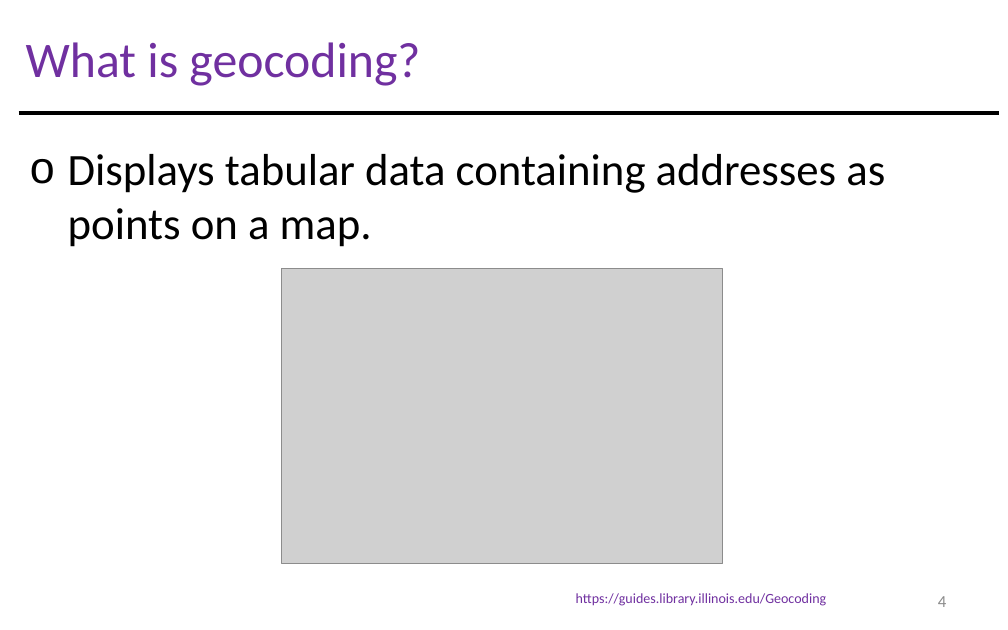
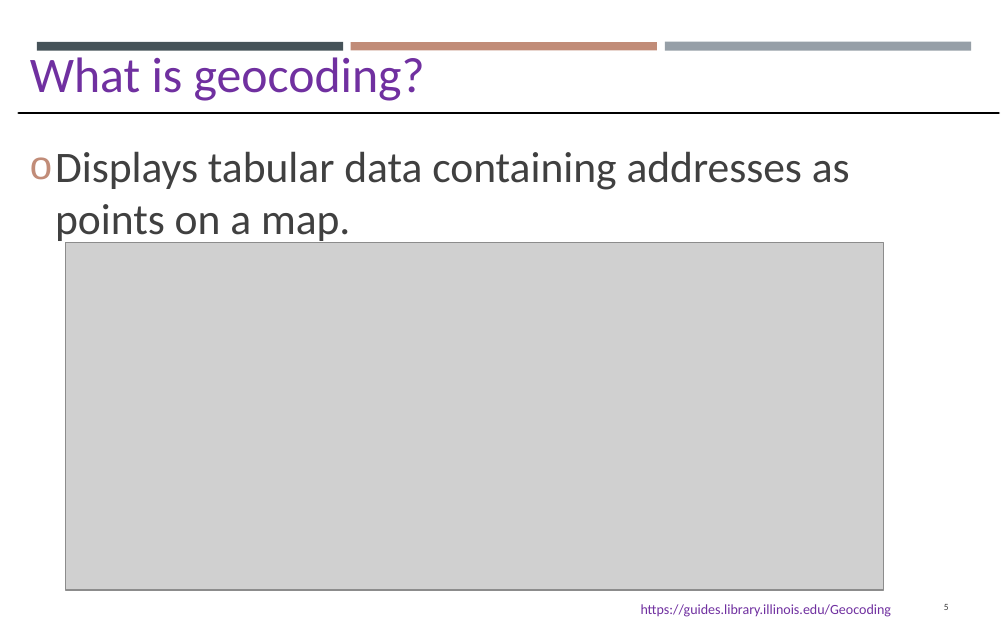
Before and after one commit to gisynw/GIS_I, a slide deck: slide 5 of docs/Lectures/Week12/Lecture12_GEOG2475_Geocoding.pptx (slide 4 before the commit). Drawn at 1008x630 pixels with LibreOffice and Linux fonts; fonts in the diff are those of the drawing; grey boxes stand for pictures. Boxes give left, top, right and bottom in pixels: in the first picture for what was removed or moved away, otherwise in the second. Text is boxed around its words. In the diff, an @@ line names an element or a change of style, - is before the commit and + after.

```diff
--- a/docs/Lectures/Week12/Lecture12_GEOG2475_Geocoding.pptx
+++ b/docs/Lectures/Week12/Lecture12_GEOG2475_Geocoding.pptx
@@ text "What is geocoding?": place and size @@
-text "What is geocoding?" at <box>26,42,420,86</box>
+text "What is geocoding?" at <box>30,57,425,101</box>
@@ rectangle added at <box>37,43,343,52</box>, fill #465359 @@
@@ rectangle added at <box>351,43,656,50</box>, fill #C18C78 @@
@@ rectangle added at <box>665,41,971,50</box>, fill #969FA7 @@
@@ text "Displays tabular data containing addresses ..." at <box>55,151,850,245</box>: size 28.8 to 28 pt, text colour #000000 to #404040; indent changed; vertical alignment top to middle @@
@@ picture added at <box>65,243,884,590</box> @@
@@ picture removed at <box>282,268,722,562</box> @@
@@ text "https://guides.library.illinois.edu/Geocoding": place and size @@
-text "https://guides.library.illinois.edu/Geocoding" at <box>576,593,827,606</box>
+text "https://guides.library.illinois.edu/Geocoding" at <box>641,604,892,617</box>
@@ page number at <box>944,604,949,610</box>: text changed; size 10.8 to 6.1 pt; text colour #8C8C8C to #404040 @@
-4
+5
```
Also in this commit, not shown: 23 other slides changed, 3 slides added, 4 slides removed, 17 other files.
